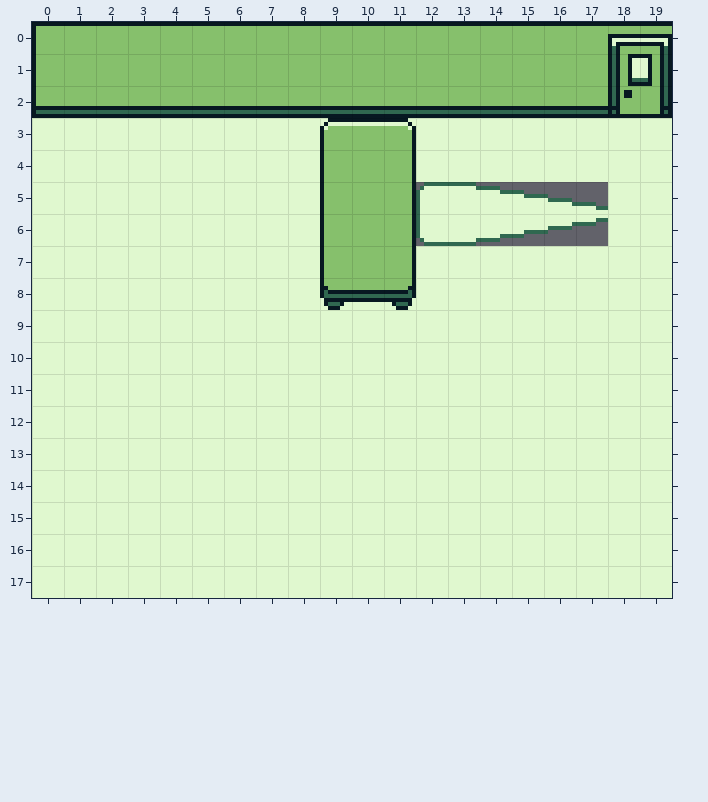
Tiled map -- assets/backgrounds/TutorialSpace.tmx. The picture above was drawn from the file before the commit.
Cells are 8x8 px. Shown: x 0..19, y 0..17.
After:
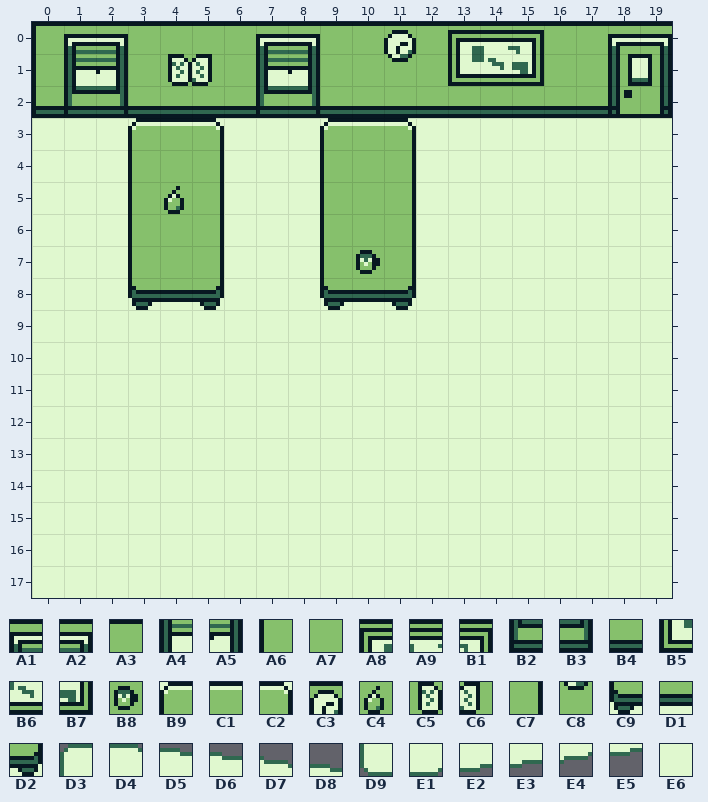
Key: from "Assets": A1 12, A2 13, A3 18, A4 140, A5 141, A6 144, A7 146, A8 150, A9 151, B1 152, B2 268, B3 269, B4 274, B5 278, B6 279, B7 280, B8 513, B9 518, C1 519, C2 520, C3 535, C4 640, C5 641, C6 642, C7 648, C8 663, C9 774, D1 775, D2 776, D3 1040, D4 1041, D5 1042, D6 1043, D7 1044, D8 1045, D9 1168, E1 1169, E2 1170, E3 1171, E4 1172, E5 1173, E6 1282.
__ is an empty cell, .. an unchanged one.
What changed:
--- layer "Tile Layer 1"
@@ x 1..17 @@
- 0 A3 A3 .. .. .. .. A3 A3 .. .. A3 .. A3 A3 A3 .. ..
- 1 A7 A7 .. A7 A7 .. A7 A7 .. .. A7 .. A7 A7 A7 .. ..
- 2 B4 B4 .. .. .. .. B4 B4 .. .. .. .. .. .. .. .. ..
- 3 .. .. E6 E6 E6 .. .. .. .. .. .. .. .. .. .. .. ..
- 4 .. .. E6 E6 E6 .. .. .. .. .. .. .. .. .. .. .. ..
- 5 .. .. E6 E6 E6 .. .. .. .. .. .. D3 D4 D5 D6 D7 D8
- 6 .. .. E6 E6 E6 .. .. .. .. .. .. D9 E1 E2 E3 E4 E5
- 7 .. .. E6 E6 E6 .. .. .. .. A7 .. .. .. .. .. .. ..
- 8 .. .. E6 E6 E6 .. .. .. .. .. .. .. .. .. .. .. ..
+ 0 A1 A2 .. .. .. .. A1 A2 .. .. C3 .. A8 A9 B1 .. ..
+ 1 A4 A5 .. C5 C6 .. A4 A5 .. .. C8 .. B5 B6 B7 .. ..
+ 2 B2 B3 .. .. .. .. B2 B3 .. .. .. .. .. .. .. .. ..
+ 3 .. .. B9 C1 C2 .. .. .. .. .. .. .. .. .. .. .. ..
+ 4 .. .. A6 A7 C7 .. .. .. .. .. .. .. .. .. .. .. ..
+ 5 .. .. A6 C4 C7 .. .. .. .. .. .. E6 E6 E6 E6 E6 E6
+ 6 .. .. A6 A7 C7 .. .. .. .. .. .. E6 E6 E6 E6 E6 E6
+ 7 .. .. A6 A7 C7 .. .. .. .. B8 .. .. .. .. .. .. ..
+ 8 .. .. C9 D1 D2 .. .. .. .. .. .. .. .. .. .. .. ..
Changed places in both pictures, as pixel boxes (x1, y1, x2, y2):
changed: (64, 34, 224, 310)
changed: (256, 34, 320, 114)
changed: (384, 30, 416, 62)
changed: (448, 30, 544, 86)
changed: (416, 182, 608, 246)
changed: (356, 250, 380, 274)
